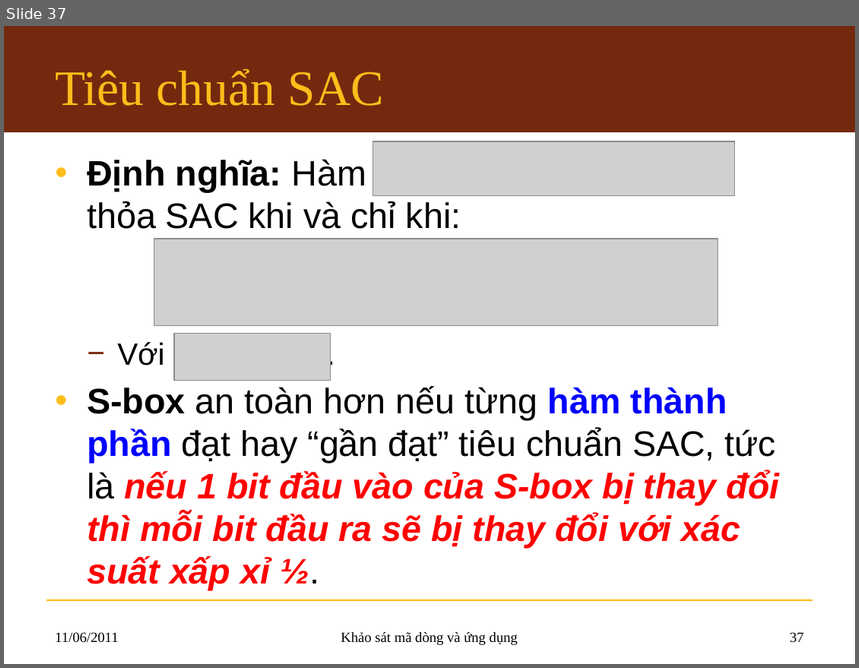
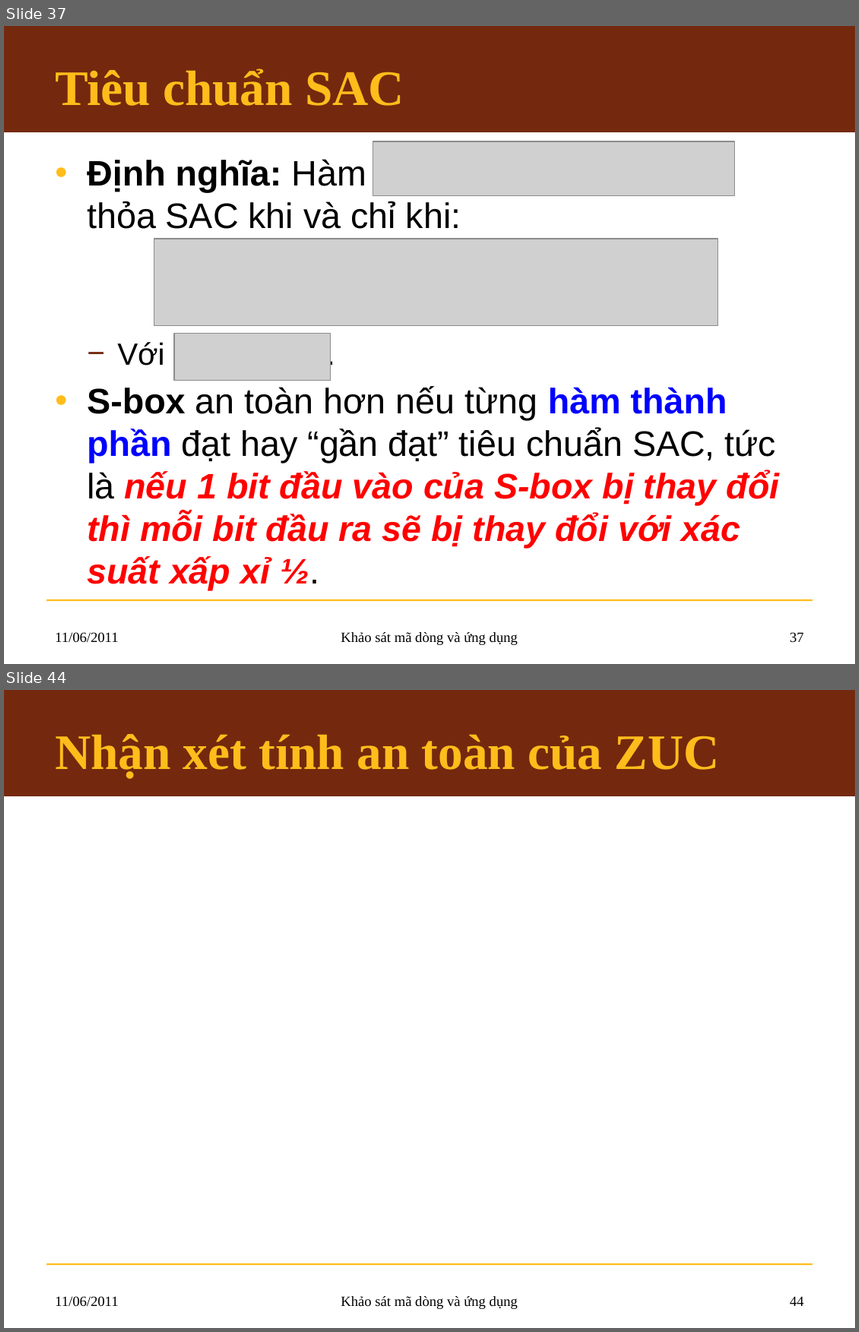
Before and after one commit to hemprasad/lvmm-sc, a slide deck: 7.Slide/KLTN_Slide.pptx. Shown one above the other, each under a label of ours: slide 37 before the commit, slides 37 and 44 after it; the slides between them are not shown. The pictures are 859x668 and 859x1332 pixels, drawn with LibreOffice and Linux fonts; fonts in the diff are those of the drawing; grey boxes stand for pictures; background and template pictures are left out. Boxes give left, top, right and bottom in pixels: in the first picture for what was removed or moved away, otherwise in the second. Text is boxed around its words. In the diff, an @@ line names an element or a change of style, - is before the commit and + after.

```diff
--- a/7.Slide/KLTN_Slide.pptx
+++ b/7.Slide/KLTN_Slide.pptx
@@ slide 44 added at [4, 690, 855, 1328], background #FFFFFF; not listed: 2 template elements that a slide beside it also shows @@
@@ title added at [55, 734, 720, 779], 42 pt, text #FFBD1B, bold @@
+Nhận xét tính an toàn của ZUC
@@ text added at [55, 1296, 118, 1307], 12 pt, text #000000 @@
+11/06/2011
@@ text added at [341, 1296, 518, 1309], 12 pt, text #000000 @@
+Khảo sát mã dòng và ứng dụng
@@ page number added at [790, 1296, 804, 1306], 12 pt, text #000000 @@
+44
@@ slide 37 changed as well @@
@@ title "Tiêu chuẩn SAC" at [55, 69, 405, 106]: bold on @@
```
Also in this commit, not shown: 35 other slides changed, 5 other slides added.
